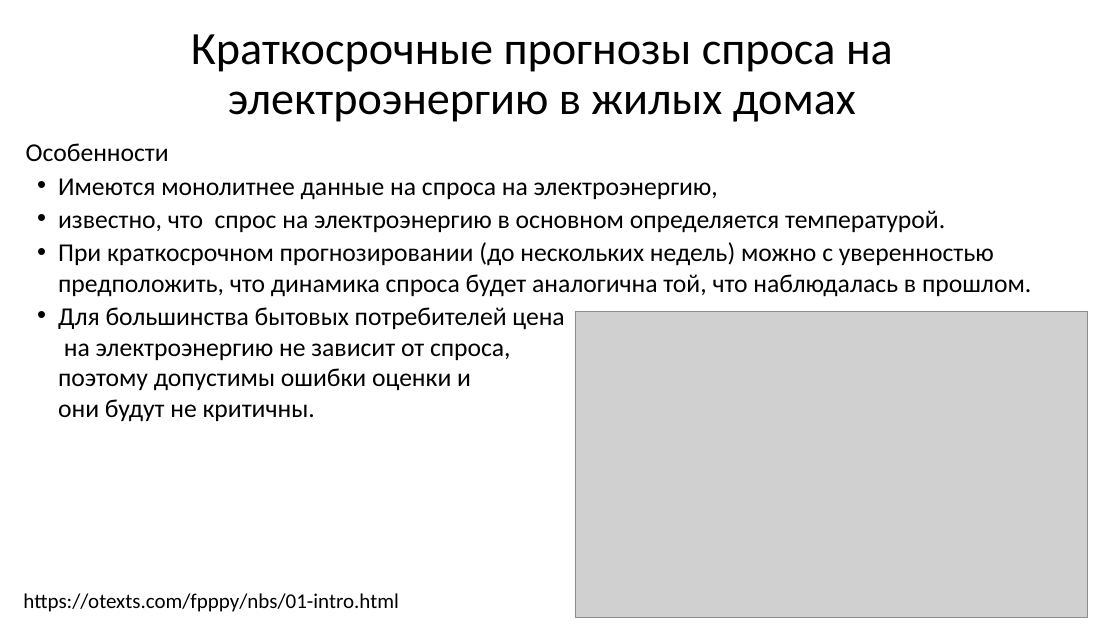
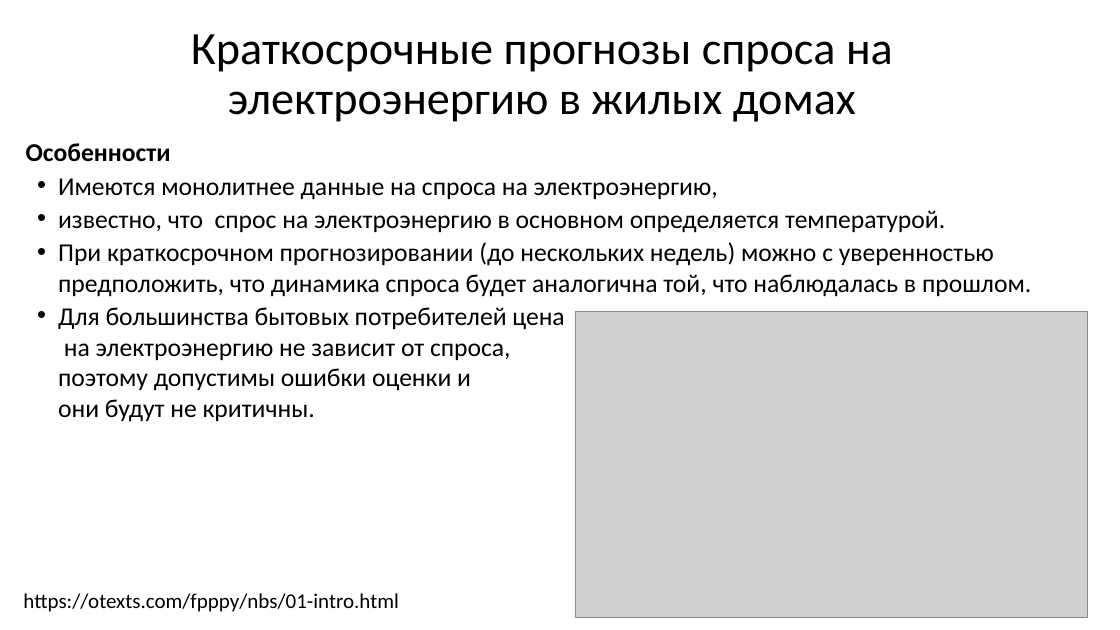
Before and after one commit to MVRonkin/TimeSeriesCourse, a slide deck: slide 5 of 2025/LEC/01-1 Введение в АВР.pptx. Drawn at 1120x630 pixels with LibreOffice and Linux fonts; fonts in the diff are those of the drawing; grey boxes stand for pictures. Boxes give left, top, right and bottom in pixels: in the first picture for what was removed or moved away, otherwise in the second. Text is boxed around its words. In the diff, an @@ line names an element or a change of style, - is before the commit and + after.

```diff
--- a/2025/LEC/01-1 Введение в АВР.pptx
+++ b/2025/LEC/01-1 Введение в АВР.pptx
@@ text at box(26, 143, 171, 162): bold on in "Особенности" @@
```
Also in this commit, not shown: 1 other slide changed, 1 slide added, 7 slides removed, 12 other files.
